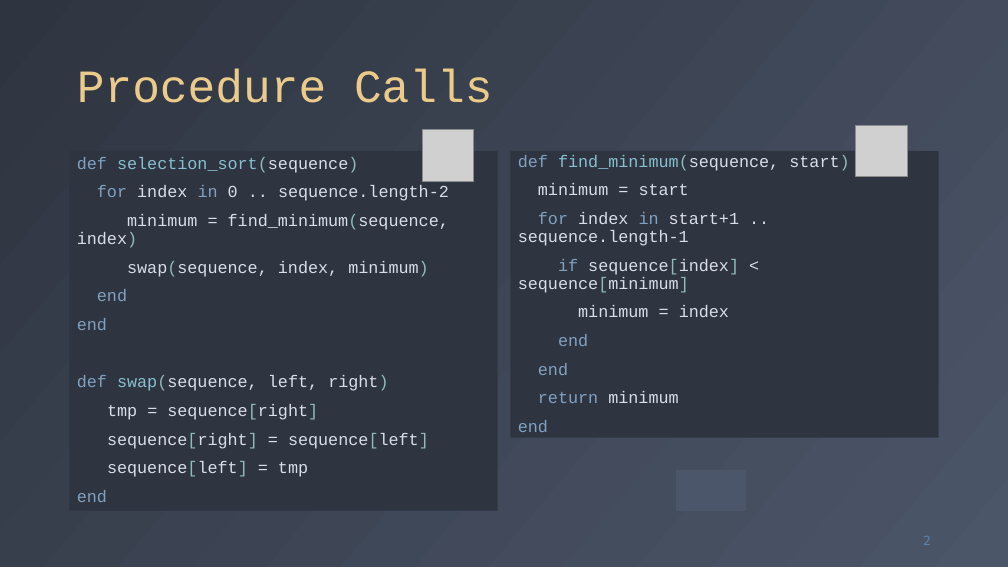
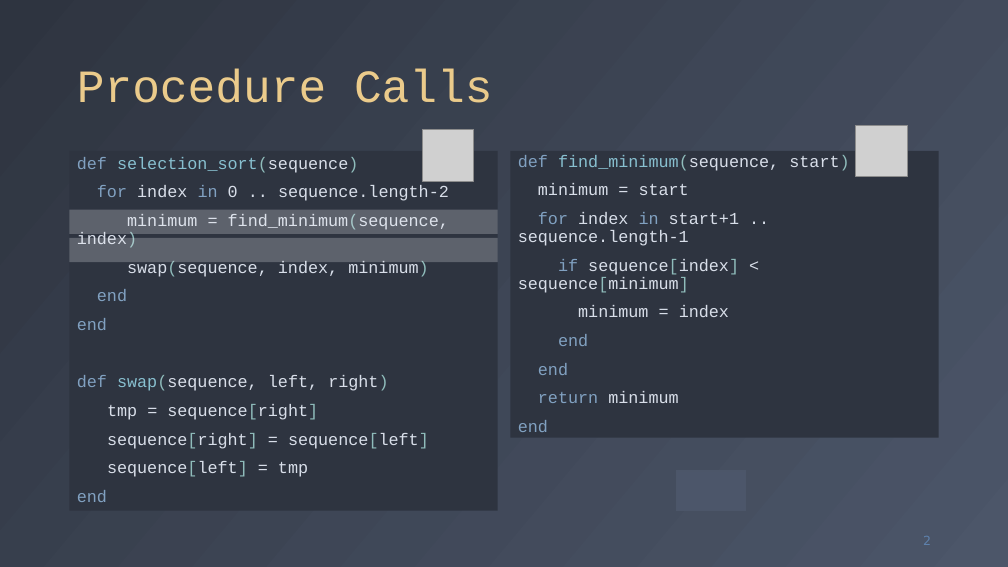
Before and after one commit to fchauvel/ntnu-idata2302-website, a slide deck: slide 2 of source/recursion/_static/procedure_calls/procedure_calls.pptx. Drawn at 1008x567 pixels with LibreOffice and Linux fonts; fonts in the diff are those of the drawing; grey boxes stand for pictures. Boxes give left, top, right and bottom in pixels: in the first picture for what was removed or moved away, otherwise in the second. Text is boxed around its words. In the diff, an @@ line names an element or a change of style, - is before the commit and + after.

```diff
--- a/source/recursion/_static/procedure_calls/procedure_calls.pptx
+++ b/source/recursion/_static/procedure_calls/procedure_calls.pptx
@@ rectangle added at (x1=70, y1=209, x2=498, y2=234), fill #ECEFF3 at 25% opacity @@
@@ rectangle added at (x1=70, y1=238, x2=498, y2=262), fill #ECEFF3 at 25% opacity @@
```
Also in this commit, not shown: 8 other slides changed, 2 slides added, 2 slides removed, 1 other file.
